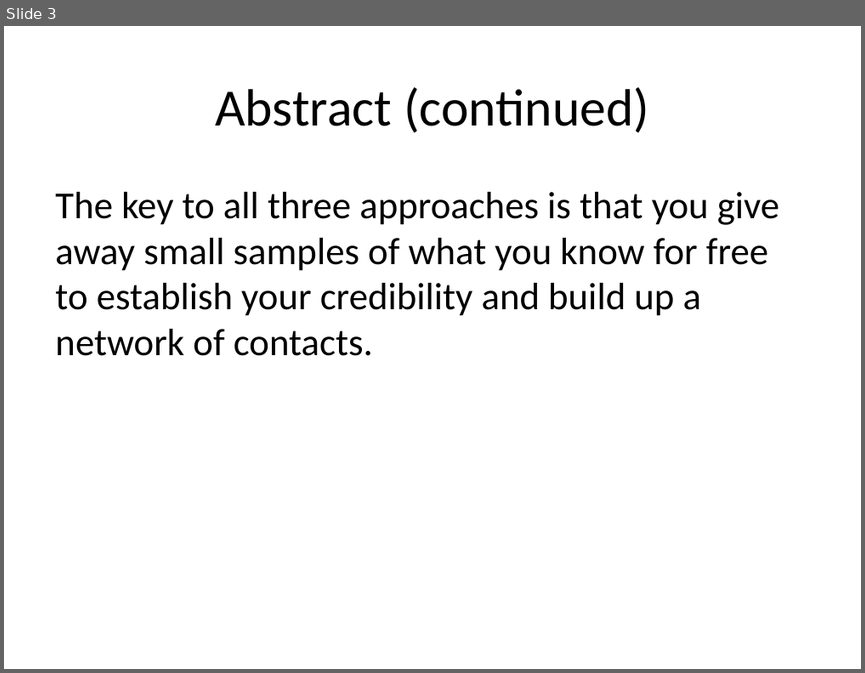
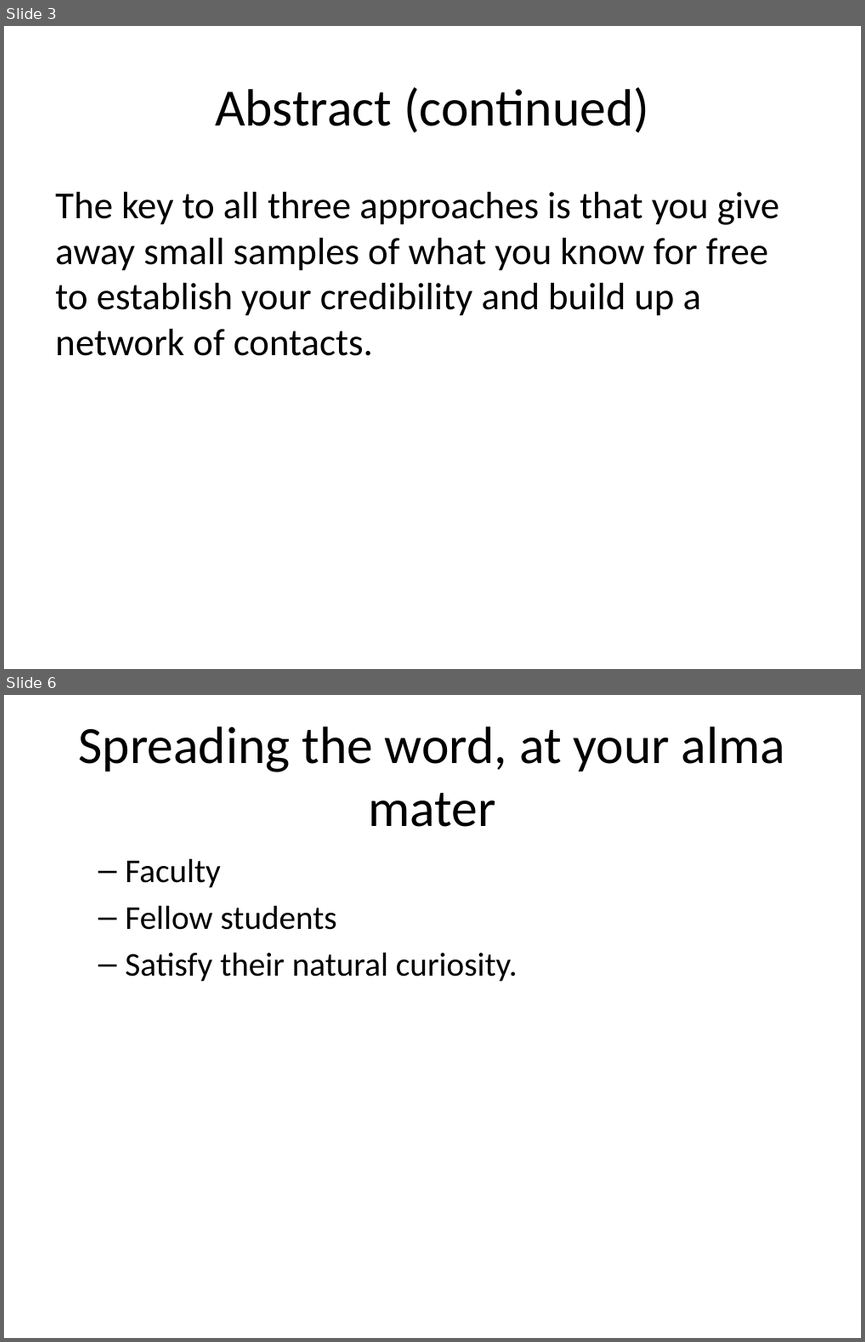
Before and after one commit to pmean/finding-customers, a slide deck: finding-customers.pptx. Shown one above the other, each under a label of ours: slide 3 before the commit, slides 3 and 6 after it; the slides between them are not shown. The pictures are 865x673 and 865x1342 pixels, drawn with LibreOffice and Linux fonts; fonts in the diff are those of the drawing. Boxes give left, top, right and bottom in pixels: in the first picture for what was removed or moved away, otherwise in the second. Text is boxed around its words. In the diff, an @@ line names an element or a change of style, - is before the commit and + after.

```diff
--- a/finding-customers.pptx
+++ b/finding-customers.pptx
@@ slide 6 added at box(4, 695, 861, 1338), background #FFFFFF @@
@@ title added at box(78, 726, 785, 827), 44 pt, text #000000 @@
+Spreading the word, at your alma mater
@@ text added at box(125, 858, 517, 981), 28 pt, text #000000 @@
+  – Faculty
+  – Fellow students
+  – Satisfy their natural curiosity.
```
Also in this commit, not shown: 10 other slides added, 4 slides removed, 2 other files.
